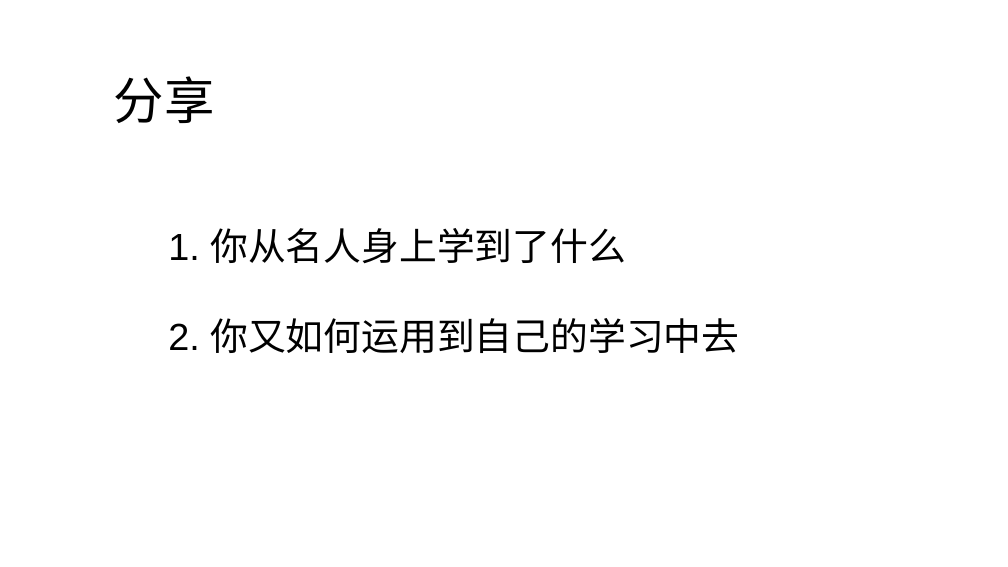
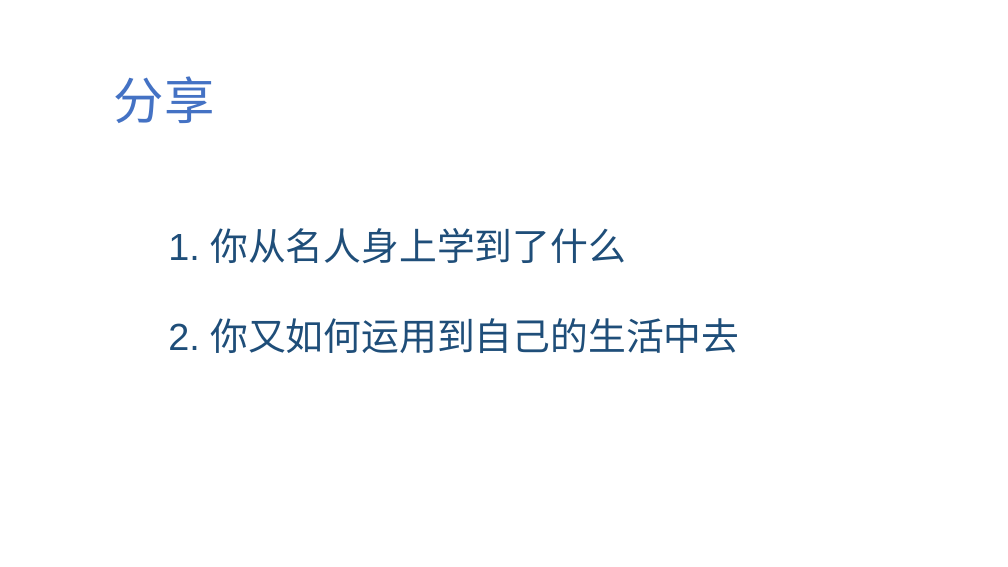
Before and after one commit to jeefies/ppt, a slide deck: slide 9 of 坚持.pptx (slide 10 before the commit). Drawn at 1008x567 pixels with LibreOffice and Linux fonts; fonts in the diff are those of the drawing. Boxes give left, top, right and bottom in pixels: in the first picture for what was removed or moved away, otherwise in the second. Text is boxed around its words. In the diff, an @@ line names an element or a change of style, - is before the commit and + after.

```diff
--- a/坚持.pptx
+++ b/坚持.pptx
@@ text "分享" at bbox=[114, 76, 215, 123]: text colour #000000 to gradient #203864 to #4472C4 to #8FAADC @@
@@ text at bbox=[168, 228, 626, 264]: text colour #000000 to #1F4E79 in "1. 你从名人身上学到了什么" @@
@@ text at bbox=[168, 318, 739, 353]: text changed; text colour #000000 to #1F4E79 @@
-2. 你又如何运用到自己的学习中去
+2. 你又如何运用到自己的生活中去
```
Also in this commit, not shown: 7 other slides changed, 1 slide added, 2 slides removed.
